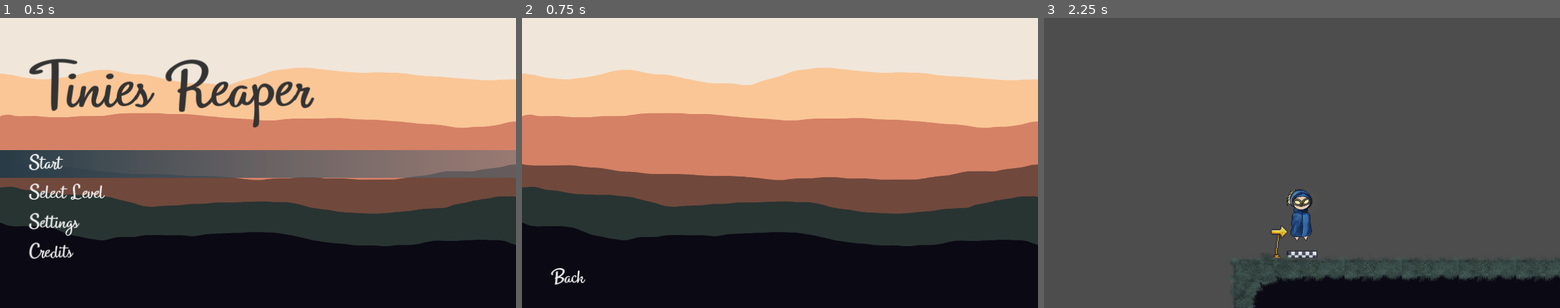
Above: before the commit, frames 1-3 (left to right).
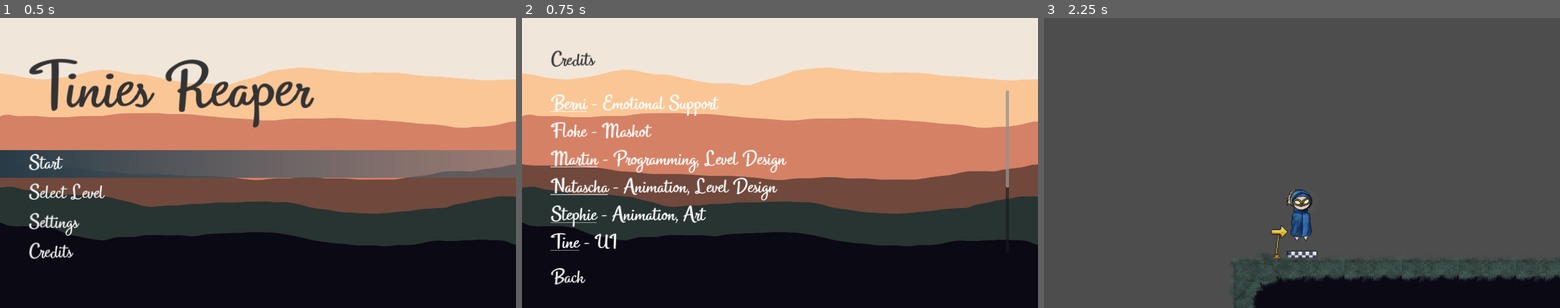
Above: after the commit, the same moments.

Repository: benitsch/Ludum-Dare-56
Game: Godot game, scene res://scenes/ui/main_menu.tscn
Same seed, same stepped clock (60 frames per second), same inputs: the game is played once before the commit and once after it.
Inputs:
- Up to frame 1 (0.5 s): no input
- Up to frame 2 (0.75 s): click "Credits" at 0.5 s
- Up to frame 3 (2.25 s): click "Back" at 1.25 s; click "Start" at 2 s

Frame 1 is identical in both runs. In frame 2, 4.2% of the frame differs, in the area x 5-95%, y 11-81%; in frame 3, nothing differs.

Commit message:
filled credits scene

Diff:
--- a/scenes/ui/credits_menu.tscn
+++ b/scenes/ui/credits_menu.tscn
@@ -1,7 +1,9 @@
-[gd_scene load_steps=3 format=3 uid="uid://cpb0qboiq46yr"]
+[gd_scene load_steps=5 format=3 uid="uid://bfmsbtg2jlada"]
 
+[ext_resource type="Theme" uid="uid://sskftnklcksg" path="res://assets/themes/default_theme.tres" id="1_1da64"]
 [ext_resource type="PackedScene" uid="uid://bp0kh61x22hov" path="res://scenes/ui/background.tscn" id="1_y7p5x"]
 [ext_resource type="PackedScene" uid="uid://bhy6v7h1w250f" path="res://scenes/ui/back_button.tscn" id="2_7cbwn"]
+[ext_resource type="Script" path="res://scripts/ui/credits_label.gd" id="4_occkw"]
 
 [node name="CreditsMenu" type="Control"]
 layout_mode = 3
@@ -10,9 +12,61 @@
 anchor_bottom = 1.0
 grow_horizontal = 2
 grow_vertical = 2
+theme = ExtResource("1_1da64")
 
 [node name="Background" parent="." instance=ExtResource("1_y7p5x")]
 layout_mode = 1
 
+[node name="VBoxContainer" type="VBoxContainer" parent="."]
+layout_mode = 1
+anchors_preset = 15
+anchor_right = 1.0
+anchor_bottom = 1.0
+grow_horizontal = 2
+grow_vertical = 2
+
+[node name="MarginContainer" type="MarginContainer" parent="VBoxContainer"]
+layout_mode = 2
+theme_override_constants/margin_left = 64
+theme_override_constants/margin_top = 64
+theme_override_constants/margin_right = 64
+theme_override_constants/margin_bottom = 32
+
+[node name="Label" type="Label" parent="VBoxContainer/MarginContainer"]
+layout_mode = 2
+size_flags_vertical = 6
+theme_override_colors/font_color = Color(0.2, 0.2, 0.2, 1)
+text = "Credits"
+
+[node name="MarginContainer2" type="MarginContainer" parent="VBoxContainer"]
+layout_mode = 2
+size_flags_vertical = 3
+theme_override_constants/margin_left = 64
+theme_override_constants/margin_right = 64
+theme_override_constants/margin_bottom = 122
+
+[node name="ScrollContainer" type="ScrollContainer" parent="VBoxContainer/MarginContainer2"]
+layout_mode = 2
+horizontal_scroll_mode = 0
+
+[node name="VBoxContainer2" type="VBoxContainer" parent="VBoxContainer/MarginContainer2/ScrollContainer"]
+layout_mode = 2
+size_flags_horizontal = 3
+size_flags_vertical = 0
+
+[node name="CreditsLabel" type="RichTextLabel" parent="VBoxContainer/MarginContainer2/ScrollContainer/VBoxContainer2"]
+layout_mode = 2
+bbcode_enabled = true
+fit_content = true
+script = ExtResource("4_occkw")
+
 [node name="BackButton" parent="." instance=ExtResource("2_7cbwn")]
-layout_mode = 1
+layout_mode = 2
+anchors_preset = 0
+anchor_right = 0.0
+anchor_bottom = 0.0
+offset_top = 648.0
+offset_right = 1152.0
+offset_bottom = 648.0
+
+[connection signal="meta_clicked" from="VBoxContainer/MarginContainer2/ScrollContainer/VBoxContainer2/CreditsLabel" to="." method="_on_credits_label_meta_clicked"]
--- /dev/null
+++ b/scripts/ui/credits_label.gd
@@ -0,0 +1,40 @@
+extends RichTextLabel
+
+
+func _ready() -> void:
+    buildText()
+    self.meta_clicked.connect(_on_credits_label_meta_clicked)
+
+func _on_credits_label_meta_clicked(meta: Variant) -> void:
+    if meta is String and meta.begins_with('https://'):
+        OS.shell_open(meta)
+
+func buildText() -> void:
+    self.text = ''
+    addUser('Berni', 'Emotional Support', 'zom0')
+    addUser('Floke', 'Maskot')
+    addUser('Martin', 'Programming, Level Design', '20goto10')
+    addUser('Natascha', 'Animation, Level Design', 'krisss-gonko')
+    addUser('Stephie', 'Animation, Art', 'kyunru')
+    addUser('Tine', 'UI', 'mireyu')
+    addLine()
+    addUrl('https://github.com/benitsch/Ludum-Dare-56', 'Github')
+    self.text += ', '
+    addUrl('https://ldjam.com/events/ludum-dare/56/$400535', 'Ludum Dare 56')
+    addLine()
+    addLine()
+    addLine('Thank you for playing :)')
+
+func addUrl(url: String, label: String = '') -> void:
+    self.text += '[url=' + url + ']' + label + '[/url]'
+
+func addLine(string: String = '') -> void:
+    self.text += string + '\n'
+
+func addUser(name: String, tags: String, itchUser: String = '') -> void:
+    if itchUser != '':
+        addUrl('https://' + itchUser + '.itch.io', name)
+    else:
+        self.text += name
+
+    addLine(' - ' + tags)
